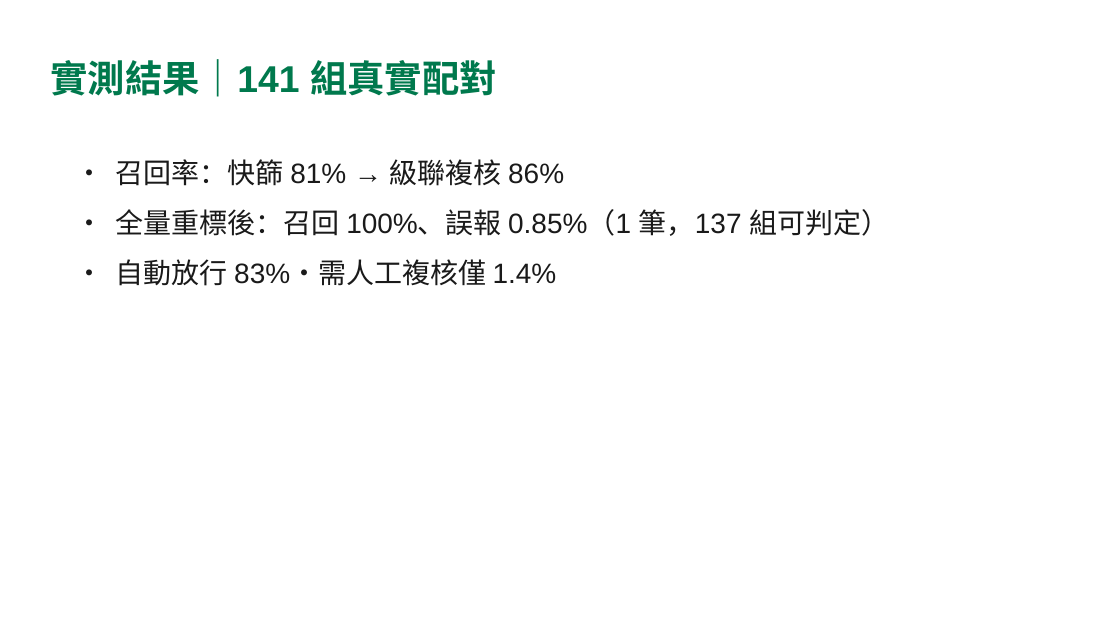
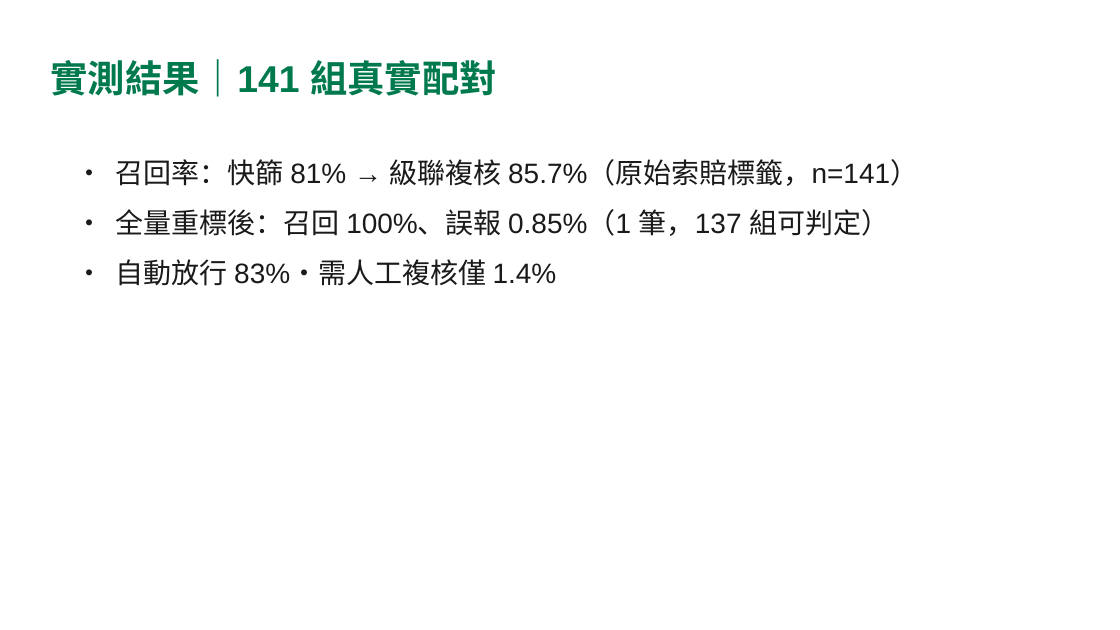
Before and after one commit to TimmyChen1110/iRent-AI, a slide deck: slide 6 of 環節二_還車影像AI辨識/Timmy_Project_Report/presentation.pptx. Drawn at 1120x630 pixels with LibreOffice and Linux fonts; fonts in the diff are those of the drawing. Boxes give left, top, right and bottom in pixels: in the first picture for what was removed or moved away, otherwise in the second. Text is boxed around its words. In the diff, an @@ line names an element or a change of style, - is before the commit and + after.

```diff
--- a/環節二_還車影像AI辨識/Timmy_Project_Report/presentation.pptx
+++ b/環節二_還車影像AI辨識/Timmy_Project_Report/presentation.pptx
@@ text at (116, 159, 918, 186): text changed @@
-• 召回率：快篩 81% → 級聯複核 86%
+• 召回率：快篩 81% → 級聯複核 85.7%（原始索賠標籤，n=141）
```
Also in this commit, not shown: 1 other slide changed, 2 slides added, 9 other files.
